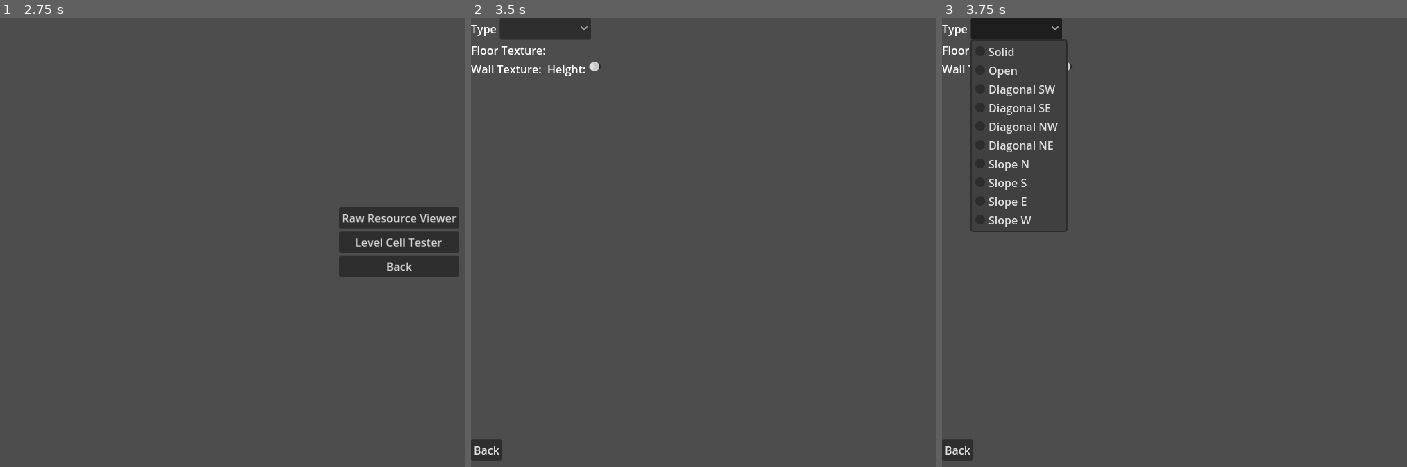
Above: before the commit, frames 1-3 (left to right).
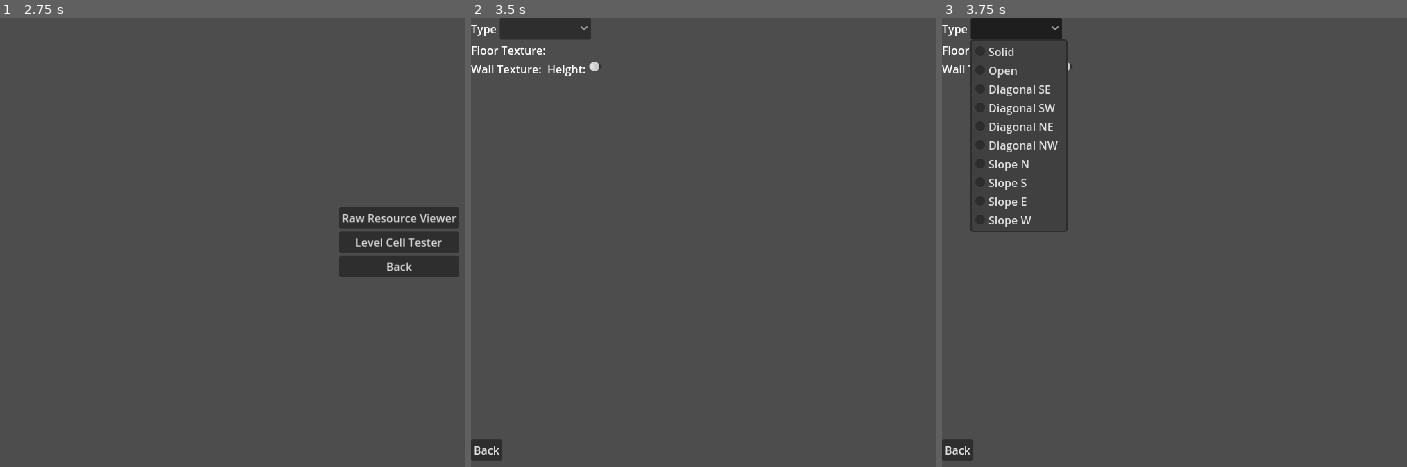
Above: after the commit, the same moments.

Repository: jastadj/uwgodot3
Game: Godot game, scene res://scenes/debug/level_cell_tester/level_cell_tester.tscn
Same seed, same stepped clock (60 frames per second), same inputs: the game is played once before the commit and once after it. This scene is started directly instead of the project's main scene.
Inputs (mouse positions are in pixels of both pictures, inside the frame that each line leads up to):
- Up to frame 1 (2.75 s): click (79, 49) at 0.5 s; click (74, 67) at 1.25 s; click "Back" at 2 s
- Up to frame 2 (3.5 s): click "Level Cell Tester" at 2.75 s
- Up to frame 3 (3.75 s): click (1016, 26) at 3.5 s

Frames 1-2 are identical in both runs. In frame 3, 0.1% of the frame differs, in the area x 22-25%, y 14-30%.
Error in both runs: Invalid access to property or key 'palettes' on a base object of type 'Dictionary'. (res://scenes/debug/level_cell_tester/level_cell_tester.gd:17)

Commit message:
slope walls and floors

Diff:
--- a/level_cell/level_cell.gd
+++ b/level_cell/level_cell.gd
@@ -54,8 +54,10 @@
 	if type != System.TILE_TYPES.SOLID:
 		# create the mesh instance
 		var floor_mesh_instance = create_floor_mesh()
-		floor_mesh_instance.mesh.surface_get_material(0).set_shader_parameter("img", floor_texture )
-		$meshes/floor.add_child(floor_mesh_instance)
+		# temp check
+		if(floor_mesh_instance):
+			floor_mesh_instance.mesh.surface_get_material(0).set_shader_parameter("img", floor_texture )
+			$meshes/floor.add_child(floor_mesh_instance)
 
 func update_ceiling():
 
@@ -110,36 +112,93 @@
 
 func create_floor_mesh() -> MeshInstance3D:
 
-	var half_size = System.TILE_SIZE / 2
+	var half_size:float = System.TILE_SIZE / 2
+	var slope_size:float = System.TILE_SIZE / 4
 	var st = SurfaceTool.new()
 	var normal = Vector3(0,1,0)
+	var tl_height:float = 0
+	var tr_height:float = 0
+	var bl_height:float = 0
+	var br_height:float = 0
 
 	st.begin(Mesh.PRIMITIVE_TRIANGLES)
 
-	st.set_normal(normal)
-	st.set_uv(Vector2(0, 0))
-	st.add_vertex(Vector3(-half_size, 0, -half_size))
-
-	st.set_normal(normal)
-	st.set_uv(Vector2(1, 0))
-	st.add_vertex(Vector3(half_size, 0, -half_size))
-
-	st.set_normal(normal)
-	st.set_uv(Vector2(1, 1))
-	st.add_vertex(Vector3(half_size, 0, half_size))
-
-
-	st.set_normal(normal)
-	st.set_uv(Vector2(1, 1))
-	st.add_vertex(Vector3(half_size, 0, half_size))
-
-	st.set_normal(normal)
-	st.set_uv(Vector2(0, 1))
-	st.add_vertex(Vector3(-half_size, 0, half_size))
-
-	st.set_normal(normal)
-	st.set_uv(Vector2(0, 0))
-	st.add_vertex(Vector3(-half_size, 0, -half_size))
+	# adjust slope heights
+	if type == System.TILE_TYPES.SLOPE_UP_N:
+		tl_height = slope_size
+		tr_height = slope_size
+	elif type == System.TILE_TYPES.SLOPE_UP_E:
+		tr_height = slope_size
+		br_height = slope_size
+	elif type == System.TILE_TYPES.SLOPE_UP_S:
+		bl_height = slope_size
+		br_height = slope_size
+	elif type == System.TILE_TYPES.SLOPE_UP_W:
+		tl_height = slope_size
+		bl_height = slope_size
+
+	if type == System.TILE_TYPES.OPEN or type == System.TILE_TYPES.DIAG_OPEN_SW \
+	or type == System.TILE_TYPES.DIAG_OPEN_NE \
+	or (type >= System.TILE_TYPES.SLOPE_UP_N and type <= System.TILE_TYPES.SLOPE_UP_W):
+
+		if type != System.TILE_TYPES.DIAG_OPEN_SW:
+
+			st.set_normal(normal)
+			st.set_uv(Vector2(0, 0))
+			st.add_vertex(Vector3(-half_size, tl_height, -half_size))
+
+			st.set_normal(normal)
+			st.set_uv(Vector2(1, 0))
+			st.add_vertex(Vector3(half_size, tr_height, -half_size))
+
+			st.set_normal(normal)
+			st.set_uv(Vector2(1, 1))
+			st.add_vertex(Vector3(half_size, br_height, half_size))
+
+		if type != System.TILE_TYPES.DIAG_OPEN_NE:
+
+			st.set_normal(normal)
+			st.set_uv(Vector2(1, 1))
+			st.add_vertex(Vector3(half_size, br_height, half_size))
+
+			st.set_normal(normal)
+			st.set_uv(Vector2(0, 1))
+			st.add_vertex(Vector3(-half_size, bl_height, half_size))
+
+			st.set_normal(normal)
+			st.set_uv(Vector2(0, 0))
+			st.add_vertex(Vector3(-half_size, tl_height, -half_size))
+
+	elif type == System.TILE_TYPES.DIAG_OPEN_SE or type == System.TILE_TYPES.DIAG_OPEN_NW:
+		if type != System.TILE_TYPES.DIAG_OPEN_SE:
+
+			st.set_normal(normal)
+			st.set_uv(Vector2(0, 1))
+			st.add_vertex(Vector3(-half_size, bl_height, half_size))
+
+			st.set_normal(normal)
+			st.set_uv(Vector2(0, 0))
+			st.add_vertex(Vector3(-half_size, tl_height, -half_size))
+
+			st.set_normal(normal)
+			st.set_uv(Vector2(1, 0))
+			st.add_vertex(Vector3(half_size, tr_height, -half_size))
+
+		if type != System.TILE_TYPES.DIAG_OPEN_NW:
+
+			st.set_normal(normal)
+			st.set_uv(Vector2(1, 0))
+			st.add_vertex(Vector3(half_size, tr_height, -half_size))
+
+			st.set_normal(normal)
+			st.set_uv(Vector2(1, 1))
+			st.add_vertex(Vector3(half_size, br_height, half_size))
+
+			st.set_normal(normal)
+			st.set_uv(Vector2(0, 1))
+			st.add_vertex(Vector3(-half_size, bl_height, half_size))
+	else:
+		return null
 
 	st.generate_normals()
 	st.generate_tangents()
@@ -163,53 +222,176 @@
 	# create all four walls
 	for i in range(0, 4):
 
-		var tl_height = System.TILE_SIZE
-		var tr_height = System.TILE_SIZE
+		var tl_height:float = 1.0
+		var tr_height:float = 1.0
+		var tl_uv:float = 0.0
+		var tr_uv:float = 0.0
+		var bl_height:float = 0.0
+		var br_height:float = 0.0
 		var br_uv:float = 1.0
 		var bl_uv:float = 1.0
 		var y_rotation = 0
 		var neighbor_cell = null
+		var neighbor_tr_height:float = 0.0
+		var neighbor_tl_height:float = 0.0
+
+		# select neighbor cell and rotation
+		if i == 0:
+			neighbor_cell = north
+			y_rotation = 0
+		elif i == 1:
+			neighbor_cell = east
+			y_rotation = -90
+		elif i == 2:
+			neighbor_cell = south
+			y_rotation = 180
+		elif i == 3:
+			neighbor_cell = west
+			y_rotation = 90
+
+		# must have a neighbor cell to build wall info
+		if neighbor_cell == null:
+			continue
+
+		##############
+		# BOTTOM EDGES
 
 		# north wall
 		if i == 0:
-			y_rotation = 0
-			if north:
-				neighbor_cell = north
+			if type == System.TILE_TYPES.DIAG_OPEN_SE or type == System.TILE_TYPES.DIAG_OPEN_SW:
+				continue
+			elif type == System.TILE_TYPES.SLOPE_UP_N:
+				if height + 8 >= neighbor_cell.height:
+					continue
+				br_height = 0.25
+				bl_height = br_height
+			elif type == System.TILE_TYPES.SLOPE_UP_E:
+				br_height = 0.25
+			elif type == System.TILE_TYPES.SLOPE_UP_W:
+				bl_height = 0.25
+
 		# east wall
 		elif i == 1:
-			y_rotation = -90
-			if east:
-				neighbor_cell = east
+			if type == System.TILE_TYPES.DIAG_OPEN_SW or type == System.TILE_TYPES.DIAG_OPEN_NW:
+				continue
+			elif type == System.TILE_TYPES.SLOPE_UP_E:
+				if height + 8 >= neighbor_cell.height:
+					continue
+				br_height = 0.25
+				bl_height = br_height
+			elif type == System.TILE_TYPES.SLOPE_UP_S:
+				br_height = 0.25
+			elif type == System.TILE_TYPES.SLOPE_UP_N:
+				bl_height = 0.25
+
 		# south wall
 		elif i == 2:
-			y_rotation = 180
-			if south:
-				neighbor_cell = south
+			if type == System.TILE_TYPES.DIAG_OPEN_NE or type == System.TILE_TYPES.DIAG_OPEN_NW:
+				continue
+			elif type == System.TILE_TYPES.SLOPE_UP_S:
+				if height + 8 >= neighbor_cell.height:
+					continue
+				br_height = 0.25
+				bl_height = br_height
+			elif type == System.TILE_TYPES.SLOPE_UP_E:
+				bl_height = 0.25
+			elif type == System.TILE_TYPES.SLOPE_UP_W:
+				br_height = 0.25
+
 		# west wall
 		elif i == 3:
-			y_rotation = 90
-			if west:
-				neighbor_cell = west
-
-		if neighbor_cell:
-			print("cell height:", height, ", neighbor height:", neighbor_cell.height)
-			if neighbor_cell.type == System.TILE_TYPES.SOLID:
-				#tl_height = (System.MAX_HEIGHT - height) / 8
-				tl_height = floor((float(System.MAX_HEIGHT) - float(height)) / 8.0)
-				tr_height = tl_height
-			else:
-				if (neighbor_cell.height/8) <= (height/8):
+			if type == System.TILE_TYPES.DIAG_OPEN_SE or type == System.TILE_TYPES.DIAG_OPEN_NE:
+				continue
+			elif type == System.TILE_TYPES.SLOPE_UP_W:
+				if height + 8 >= neighbor_cell.height:
 					continue
+				br_height = 0.25
+				bl_height = br_height
+			elif type == System.TILE_TYPES.SLOPE_UP_S:
+				bl_height = 0.25
+			elif type == System.TILE_TYPES.SLOPE_UP_N:
+				br_height = 0.25
+
+
+		###########
+		# TOP EDGES
+
+		if neighbor_cell.type == System.TILE_TYPES.SOLID:
+			# if neighbor is solid, bring the top edges to the max height of the map
+			tl_height = float( (System.MAX_HEIGHT - height) / 8) / 4.0
+			tr_height = tl_height
+		else:
+			# if no wall needs to be drawn because the floor is higher than neighbor
+			if ((neighbor_cell.height)/8) <= (height/8):
+
+				# if height is same as neighbor but neighbor is a slope, dont ignore walls
+				if ((neighbor_cell.height)/8) == (height/8) \
+				and neighbor_cell.type >= System.TILE_TYPES.SLOPE_UP_N \
+				and neighbor_cell.type <= System.TILE_TYPES.SLOPE_UP_W:
+					pass
 				else:
-					tl_height = float((neighbor_cell.height/8) - (height/8)) * (float(System.TILE_SIZE) / 4.0)
-					tr_height = tl_height
-
-					print("tl/tr heights:", tl_height, ",", tr_height)
-		else:
-			continue
-
-		br_uv = float(tr_height)/float(System.TILE_SIZE)
-		bl_uv = float(tl_height)/float(System.TILE_SIZE)
+					continue
+
+			neighbor_tl_height = float(neighbor_cell.height/8)/4.0
+			neighbor_tr_height = float(neighbor_cell.height/8)/4.0
+
+			if i == 0:
+				if neighbor_cell.type == System.TILE_TYPES.SLOPE_UP_W:
+					neighbor_tl_height += 0.25
+				elif neighbor_cell.type == System.TILE_TYPES.SLOPE_UP_E:
+					neighbor_tr_height += 0.25
+				elif neighbor_cell.type == System.TILE_TYPES.SLOPE_UP_S:
+					neighbor_tl_height += 0.25
+					neighbor_tr_height += 0.25
+			elif i == 1:
+				if neighbor_cell.type == System.TILE_TYPES.SLOPE_UP_N:
+					neighbor_tl_height += 0.25
+				elif neighbor_cell.type == System.TILE_TYPES.SLOPE_UP_S:
+					neighbor_tr_height += 0.25
+				elif neighbor_cell.type == System.TILE_TYPES.SLOPE_UP_W:
+					neighbor_tl_height += 0.25
+					neighbor_tr_height += 0.25
+			elif i == 2:
+				if neighbor_cell.type == System.TILE_TYPES.SLOPE_UP_E:
+					neighbor_tl_height += 0.25
+				elif neighbor_cell.type == System.TILE_TYPES.SLOPE_UP_W:
+					neighbor_tr_height += 0.25
+				elif neighbor_cell.type == System.TILE_TYPES.SLOPE_UP_N:
+					neighbor_tl_height += 0.25
+					neighbor_tr_height += 0.25
+			elif i == 3:
+				if neighbor_cell.type == System.TILE_TYPES.SLOPE_UP_N:
+					neighbor_tr_height += 0.25
+				elif neighbor_cell.type == System.TILE_TYPES.SLOPE_UP_S:
+					neighbor_tl_height += 0.25
+				elif neighbor_cell.type == System.TILE_TYPES.SLOPE_UP_E:
+					neighbor_tl_height += 0.25
+					neighbor_tr_height += 0.25
+
+			# bring the top edge up to meet the neighbor's height
+			tl_height = neighbor_tl_height - float(height/8)/4.0
+			tr_height = neighbor_tr_height - float(height/8)/4.0
+
+		# convert wall heights to tile size
+		tl_height = floor(tl_height * System.TILE_SIZE)
+		tr_height = floor(tr_height * System.TILE_SIZE)
+		bl_height = floor(bl_height * System.TILE_SIZE)
+		br_height = floor(br_height * System.TILE_SIZE)
+
+		# calculate texture map coordinates
+
+		br_uv = (tr_height - br_height)/System.TILE_SIZE
+		bl_uv = (tl_height - bl_height)/System.TILE_SIZE
+
+		# bottom edge of wall slope texture coordinates
+		if(tr_height > tl_height):
+			tl_uv += 0.25
+			if(bl_height == br_height):
+				bl_uv += 0.25
+		elif(tl_height > tr_height):
+			tr_uv += 0.25
+			if(bl_height == br_height):
+				br_uv += 0.25
 
 		var st = SurfaceTool.new()
 		var normal = Vector3(0,0,1)
@@ -217,34 +399,34 @@
 
 		# TOP-LEFT
 		st.set_normal(normal)
-		st.set_uv(Vector2(0, 0))
+		st.set_uv(Vector2(0, tl_uv))
 		st.add_vertex(Vector3(-half_size, tl_height, -half_size))
 
 		# TOP-RIGHT
 		st.set_normal(normal)
-		st.set_uv(Vector2(1, 0))
+		st.set_uv(Vector2(1, tr_uv))
 		st.add_vertex(Vector3(half_size, tr_height, -half_size))
 
 		# BOTTOM-RIGHT
 		st.set_normal(normal)
 		st.set_uv(Vector2(1, br_uv))
-		st.add_vertex(Vector3(half_size, 0, -half_size))
+		st.add_vertex(Vector3(half_size, br_height, -half_size))
 
 		#--------------------#
 
 		# BOTTOM-RIGHT
 		st.set_normal(normal)
 		st.set_uv(Vector2(1, br_uv))
-		st.add_vertex(Vector3(half_size, 0, -half_size))
+		st.add_vertex(Vector3(half_size, br_height, -half_size))
 
 		# BOTTOM-LEFT
 		st.set_normal(normal)
-		st.set_uv(Vector2(0, float(tl_height)/float(System.TILE_SIZE)))
-		st.add_vertex(Vector3(-half_size, 0, -half_size))
+		st.set_uv(Vector2(0, bl_uv))
+		st.add_vertex(Vector3(-half_size, bl_height, -half_size))
 
 		# TOP-LEFT
 		st.set_normal(normal)
-		st.set_uv(Vector2(0, 0))
+		st.set_uv(Vector2(0, tl_uv))
 		st.add_vertex(Vector3(-half_size, tl_height, -half_size))
 
 		st.generate_normals()
@@ -262,6 +444,72 @@
 
 		# rotate mesh
 		wall_mesh_instance.rotation_degrees.y = y_rotation
+
+		# add to wall mesh list
+		wall_meshes.append(wall_mesh_instance)
+
+	if type == System.TILE_TYPES.DIAG_OPEN_SW or type == System.TILE_TYPES.DIAG_OPEN_SE or type == System.TILE_TYPES.DIAG_OPEN_NE or type == System.TILE_TYPES.DIAG_OPEN_NW:
+		var st = SurfaceTool.new()
+		var tl_height = floor((float(System.MAX_HEIGHT) - float(height)) / 8.0)
+		var tr_height = tl_height
+		var br_uv:float = float(tr_height)/float(System.TILE_SIZE)
+		var bl_uv:float = float(tl_height)/float(System.TILE_SIZE)
+		var modifier = Vector3(1,1,1)
+
+		if type == System.TILE_TYPES.DIAG_OPEN_SE:
+			modifier = Vector3(1,1,-1)
+		elif type == System.TILE_TYPES.DIAG_OPEN_NW:
+			modifier = Vector3(-1, 1, 1)
+		elif type == System.TILE_TYPES.DIAG_OPEN_NE:
+			modifier = Vector3(-1, 1, -1)
+		var normal = Vector3(1,0,1)
+
+		st.begin(Mesh.PRIMITIVE_TRIANGLES)
+
+		# TOP-LEFT
+		st.set_normal(normal)
+		st.set_uv(Vector2(0, 0))
+		st.add_vertex(Vector3(-half_size, tl_height, -half_size) * modifier)
+
+		# TOP-RIGHT
+		st.set_normal(normal)
+		st.set_uv(Vector2(1, 0))
+		st.add_vertex(Vector3(half_size, tr_height, half_size) * modifier)
+
+		# BOTTOM-RIGHT
+		st.set_normal(normal)
+		st.set_uv(Vector2(1, br_uv))
+		st.add_vertex(Vector3(half_size, 0, half_size) * modifier)
+
+		#--------------------#
+
+		# BOTTOM-RIGHT
+		st.set_normal(normal)
+		st.set_uv(Vector2(1, br_uv))
+		st.add_vertex(Vector3(half_size, 0, half_size) * modifier)
+
+		# BOTTOM-LEFT
+		st.set_normal(normal)
+		st.set_uv(Vector2(0, bl_uv))
+		st.add_vertex(Vector3(-half_size, 0, -half_size) * modifier)
+
+		# TOP-LEFT
+		st.set_normal(normal)
+		st.set_uv(Vector2(0, 0))
+		st.add_vertex(Vector3(-half_size, tl_height, -half_size) * modifier)
+
+		st.generate_normals()
+		st.generate_tangents()
+
+		# Commit to a mesh.
+		var wall_mesh = st.commit()
+		wall_mesh.surface_set_material(0, create_shader_material())
+
+		# create the mesh instance
+		var wall_mesh_instance = MeshInstance3D.new()
+		wall_mesh_instance.name = "wall"
+		wall_mesh_instance.mesh = wall_mesh
+		wall_mesh_instance.position.y = floor((float(height)/8.0)) * (float(System.TILE_SIZE)/4.0)
 
 		# add to wall mesh list
 		wall_meshes.append(wall_mesh_instance)
--- a/scenes/debug/level_cell_tester/level_cell_tester.tscn
+++ b/scenes/debug/level_cell_tester/level_cell_tester.tscn
@@ -56,13 +56,13 @@
 popup/item_0/text = "Solid"
 popup/item_1/text = "Open"
 popup/item_1/id = 1
-popup/item_2/text = "Diagonal SW"
+popup/item_2/text = "Diagonal SE"
 popup/item_2/id = 2
-popup/item_3/text = "Diagonal SE"
+popup/item_3/text = "Diagonal SW"
 popup/item_3/id = 3
-popup/item_4/text = "Diagonal NW"
+popup/item_4/text = "Diagonal NE"
 popup/item_4/id = 4
-popup/item_5/text = "Diagonal NE"
+popup/item_5/text = "Diagonal NW"
 popup/item_5/id = 5
 popup/item_6/text = "Slope N"
 popup/item_6/id = 6
